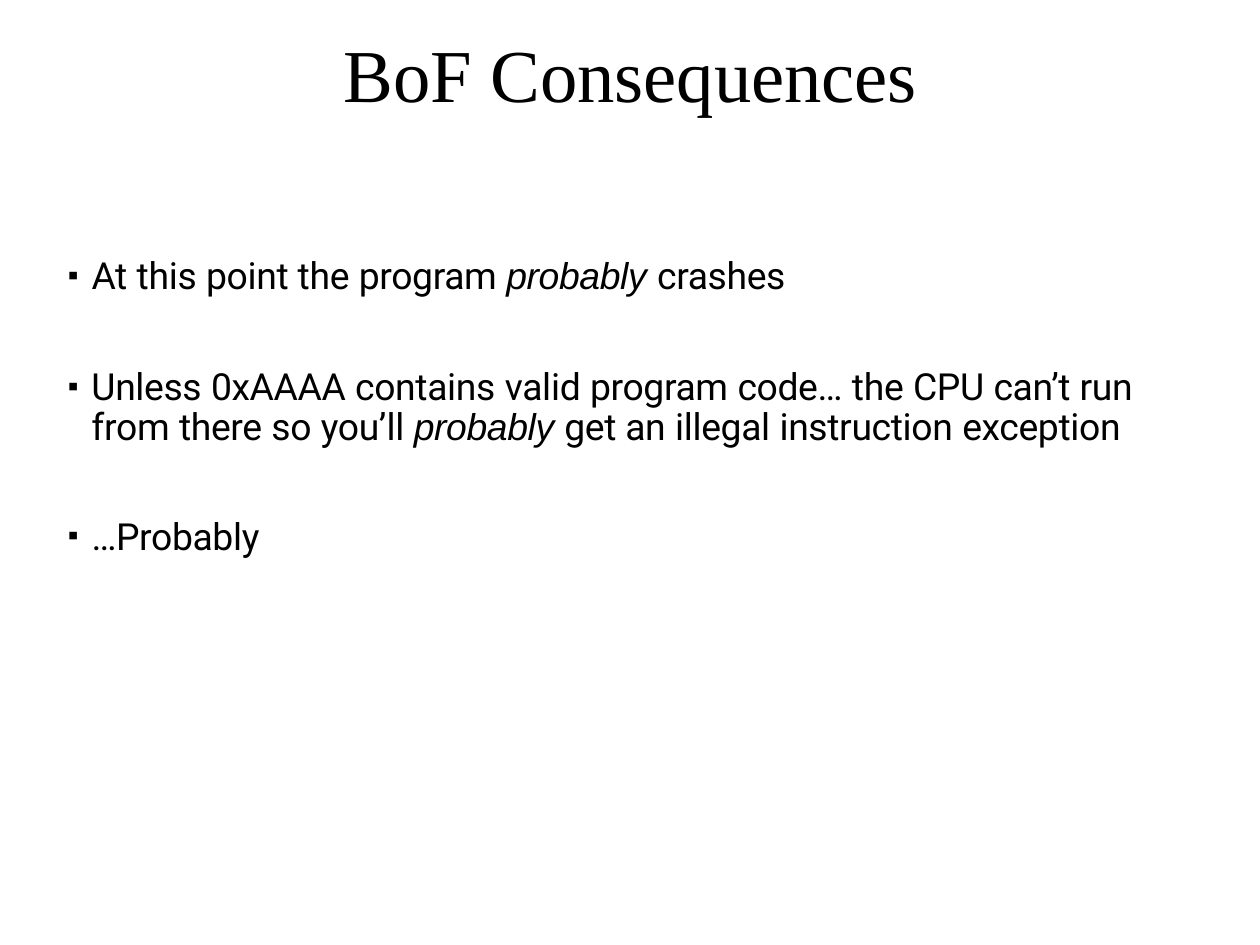
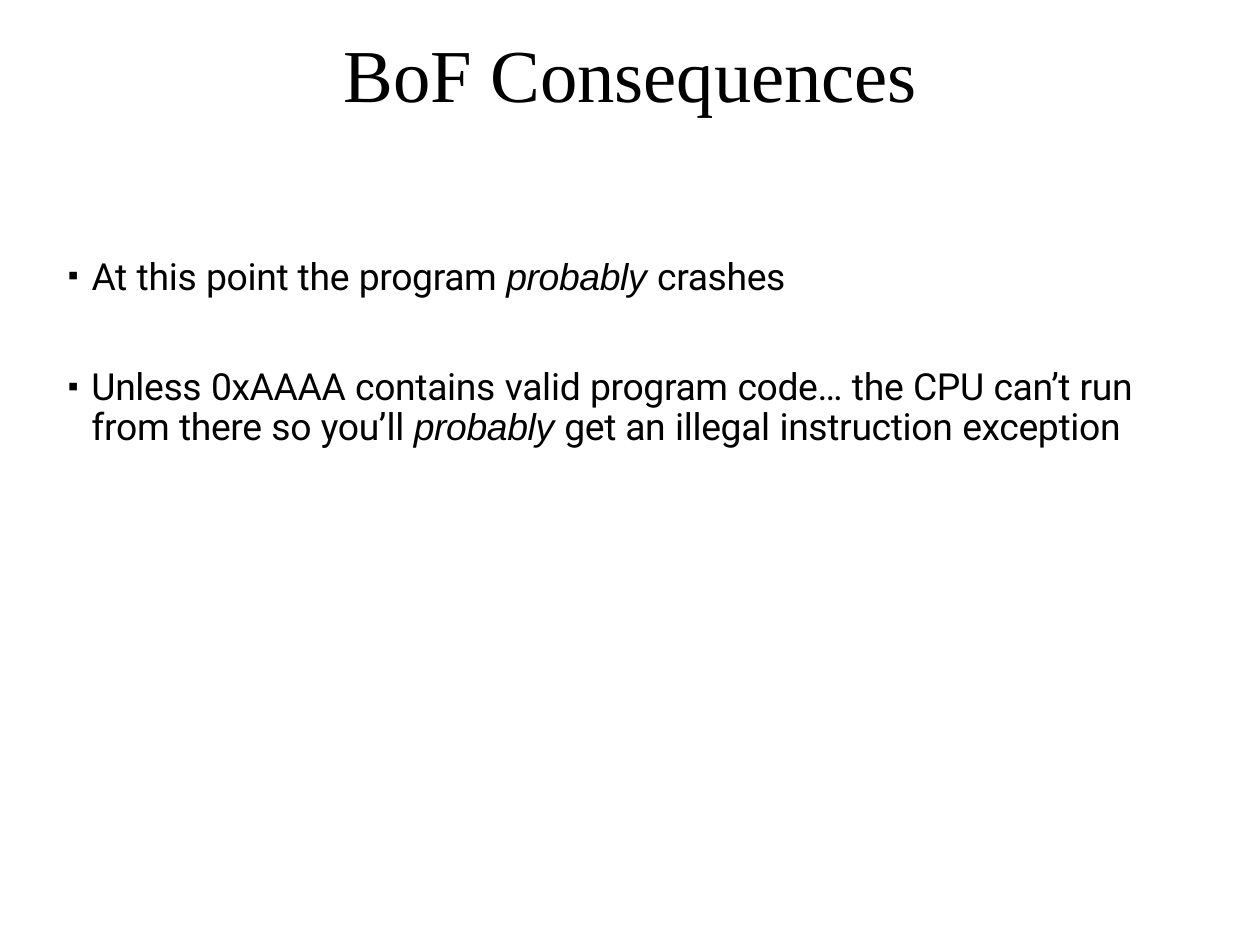
Before and after one commit to cs-uob/COMS20012, a slide deck: slide 21 of docs/Intro to Software Security.pptx (slide 22 before the commit). Drawn at 1260x945 pixels with LibreOffice and Linux fonts; fonts in the diff are those of the drawing. Boxes give left, top, right and bottom in pixels: in the first picture for what was removed or moved away, otherwise in the second. Text is boxed around its words. In the diff, an @@ line names an element or a change of style, - is before the commit and + after.

```diff
--- a/docs/Intro to Software Security.pptx
+++ b/docs/Intro to Software Security.pptx
@@ text at [92,522,260,558]: paragraph removed @@
-▪ …Probably
```
Also in this commit, not shown: 4 other slides changed, 1 slide added.
